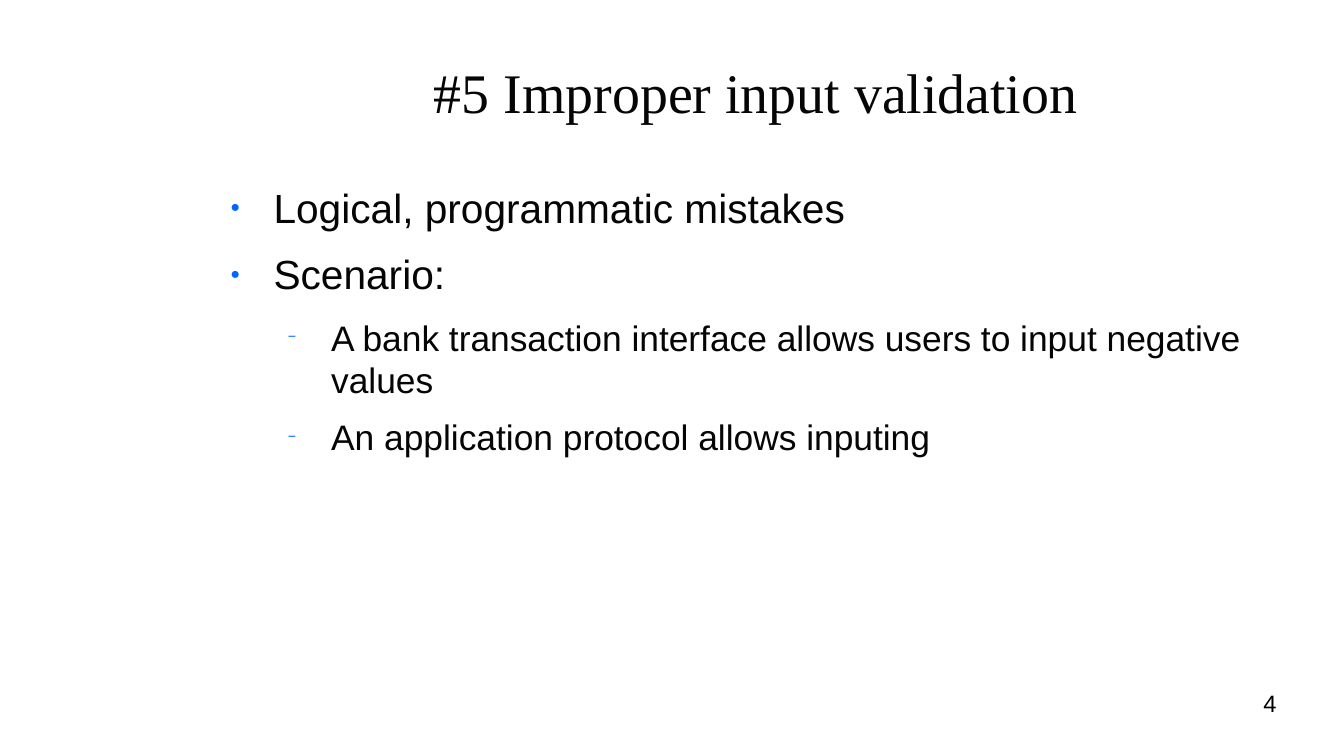
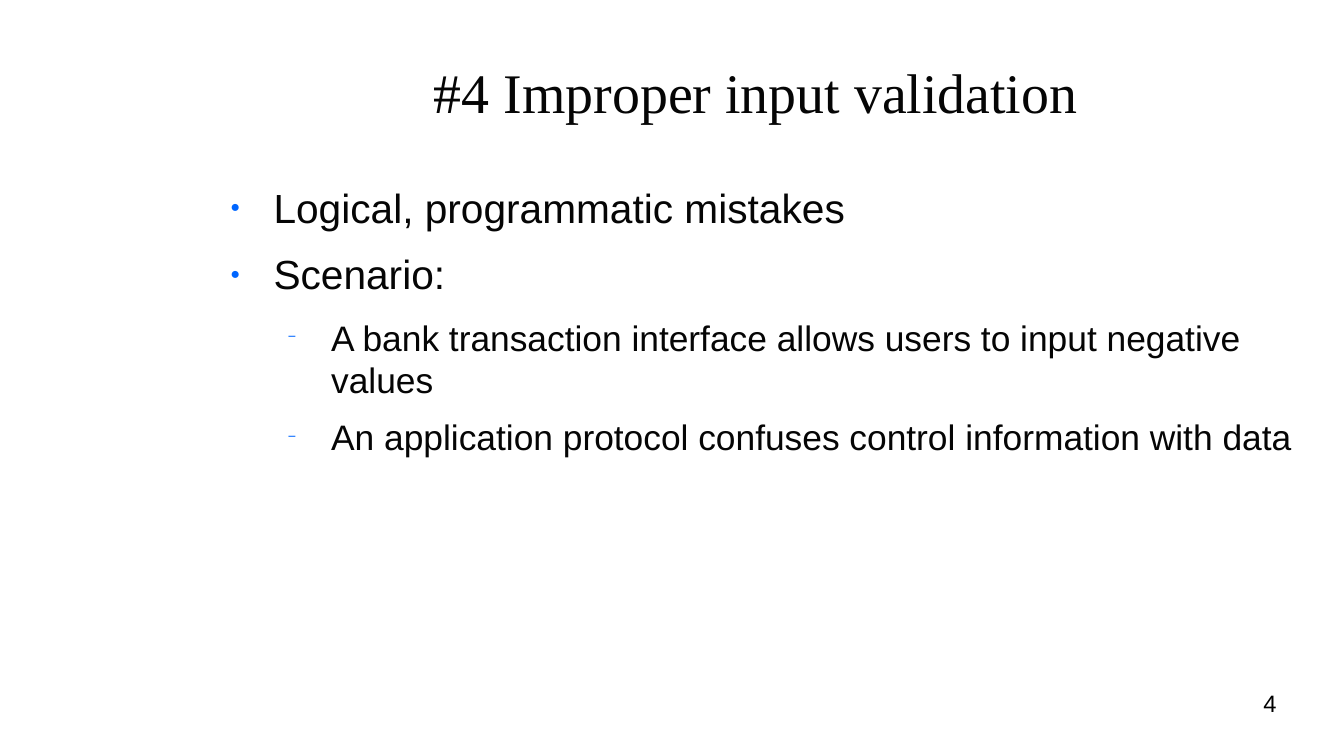
Before and after one commit to niceyeti/DeepSeq, a slide deck: slide 4 of security/top_cves.odp. Drawn at 1344x756 pixels with LibreOffice and Linux fonts; fonts in the diff are those of the drawing; background and template pictures are left out. Boxes give left, top, right and bottom in pixels: in the first picture for what was removed or moved away, otherwise in the second. Text is boxed around its words. In the diff, an @@ line names an element or a change of style, - is before the commit and + after.

```diff
--- a/security/top_cves.odp
+++ b/security/top_cves.odp
@@ title at (434, 74, 1077, 124): text changed @@
-#5 Improper input validation
+#4 Improper input validation
@@ text at (331, 424, 1292, 456): text changed @@
-  − An application protocol allows inputing
+  − An application protocol confuses control information with data
```
Also in this commit, not shown: 8 other slides changed, 2 slides added, 2 other files.
